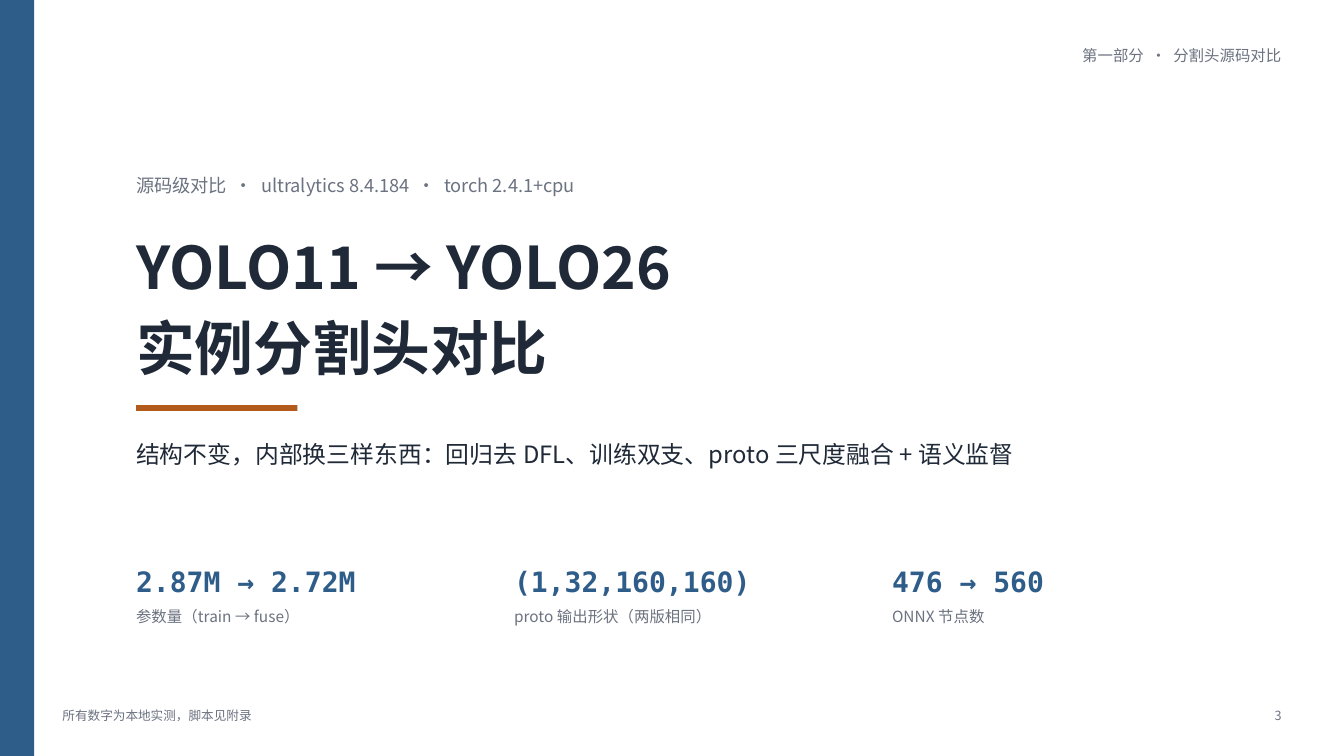
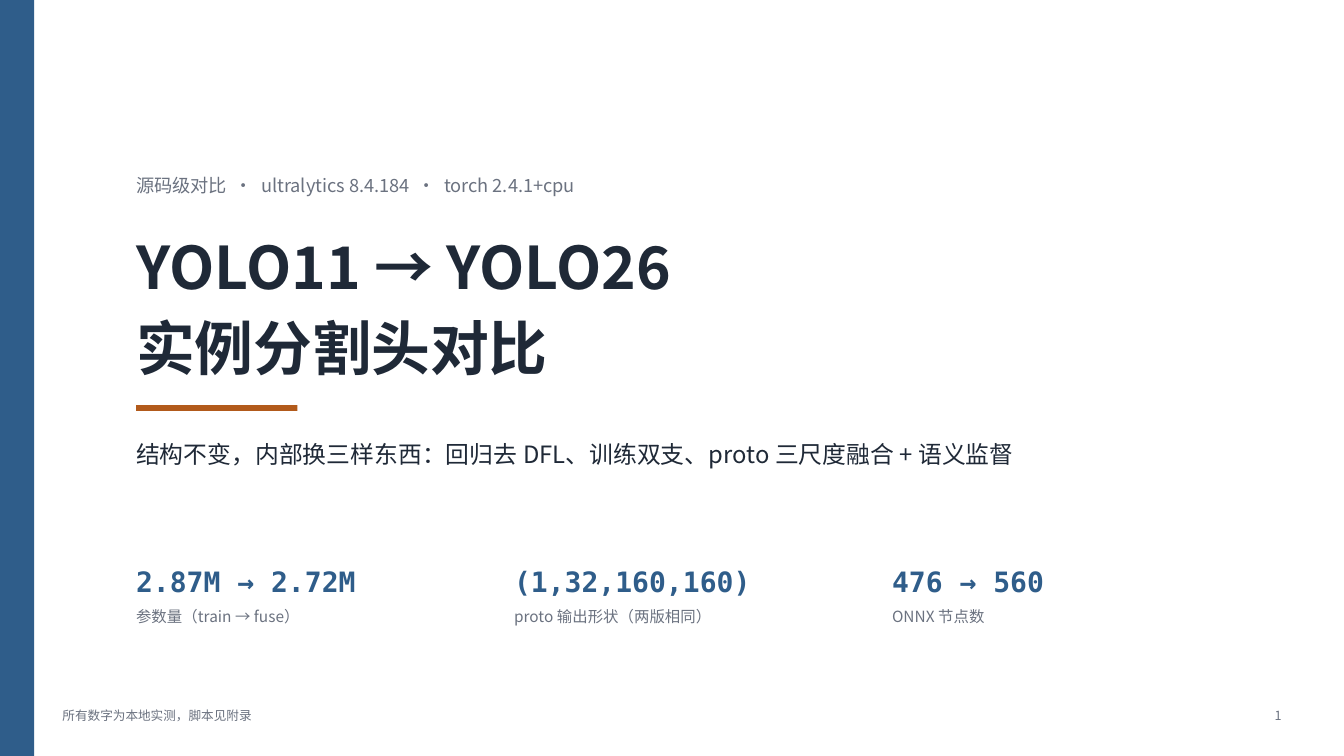
Before and after one commit to adddd392/study0, a slide deck: slide 1 of slides/第三周汇报.pptx (slide 3 before the commit). Drawn at 1344x756 pixels with LibreOffice and Linux fonts; fonts in the diff are those of the drawing. Boxes give left, top, right and bottom in pixels: in the first picture for what was removed or moved away, otherwise in the second. Text is boxed around its words. In the diff, an @@ line names an element or a change of style, - is before the commit and + after.

```diff
--- a/slides/第三周汇报.pptx
+++ b/slides/第三周汇报.pptx
@@ text removed at [1082,48,1281,62] @@
-第一部分 · 分割头源码对比
@@ text at [1275,711,1282,720]: text changed @@
-3
+1
```
Also in this commit, not shown: 21 other slides changed, 2 slides added, 4 slides removed, 1 other file.
